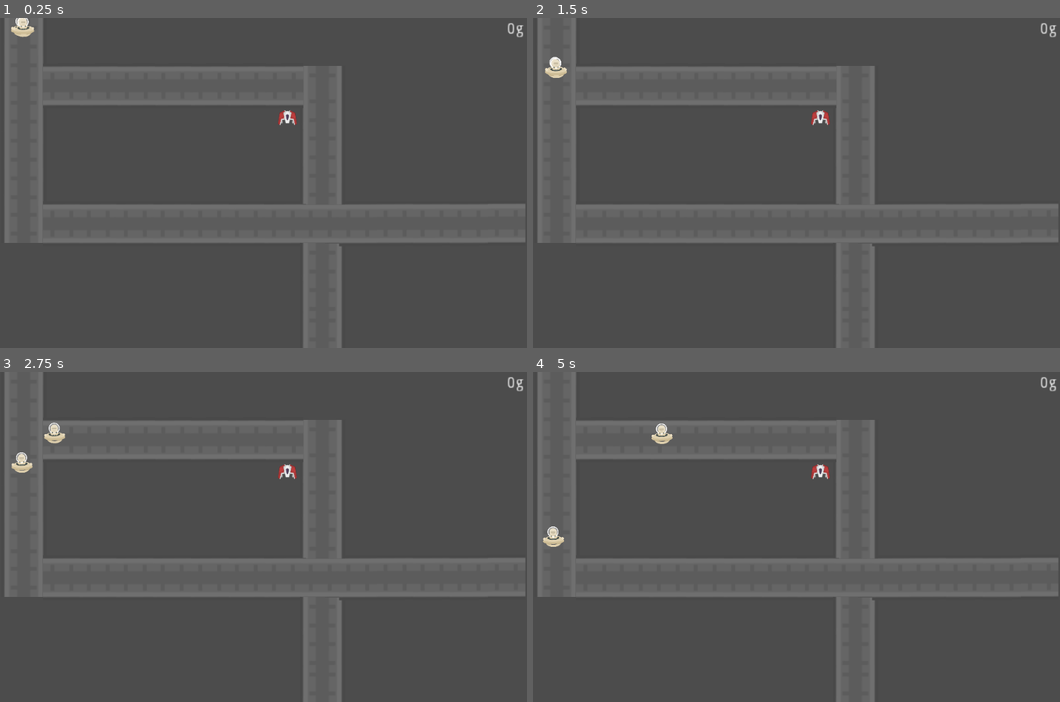
Above: before the commit, frames 1-4 (two rows, left to right).
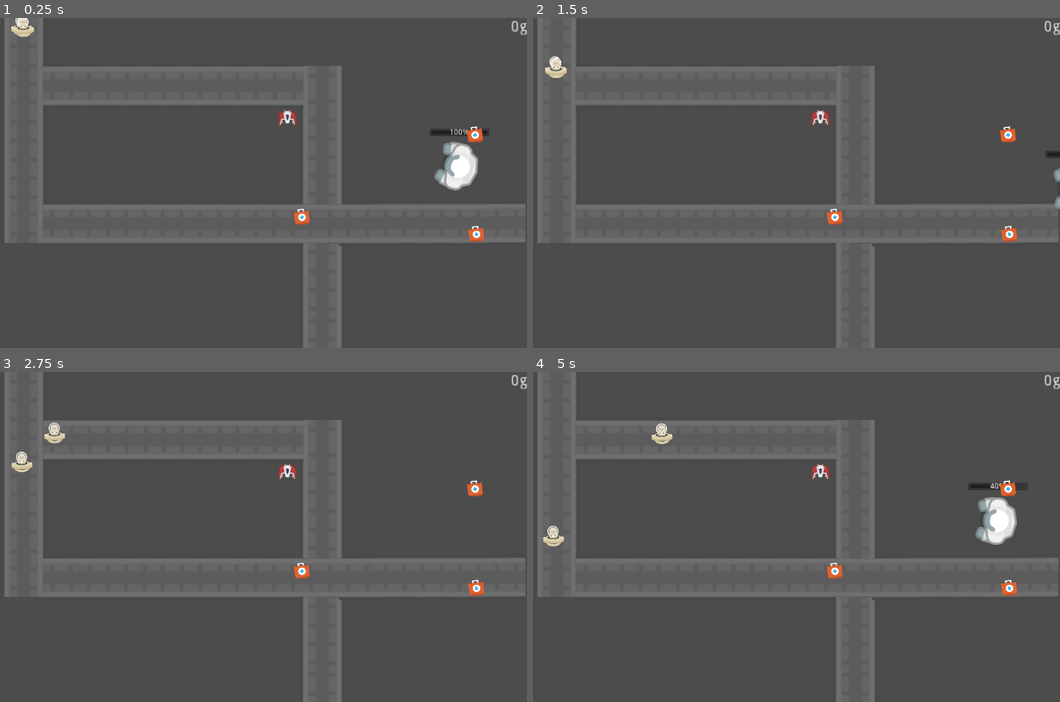
Above: after the commit, the same moments.

Repository: mreil617/OpenGameJam
Game: Godot game, scene res://enemy_mover.tscn
Same seed, same stepped clock (60 frames per second), same inputs: the game is played once before the commit and once after it.
Inputs (mouse positions are in pixels of both pictures, inside the frame that each line leads up to):
- Up to frame 1 (0.25 s): no input
- Up to frame 2 (1.5 s): move the mouse to (901, 166) at 0.52 s; hold D (right) 0.53-1.28 s; click (901, 166) at 0.6 s; move the mouse to (664, 199) at 1.27 s; hold S (backward) from 1.28 s (still down); click (664, 199) at 1.35 s
- Up to frame 3 (2.75 s): move the mouse to (300, 464) at 2.02 s; release S (backward) at 2.03 s; hold D (right) from 2.03 s (still down); click (300, 464) at 2.1 s
- Up to frame 4 (5 s): move the mouse to (749, 603) at 2.77 s; release D (right) at 2.78 s; hold W (forward) 2.78-3.53 s; click (749, 603) at 2.85 s; move the mouse to (949, 586) at 3.52 s; hold A (left) from 3.53 s (still down); click (949, 586) at 3.6 s; move the mouse to (606, 487) at 4.27 s; click (606, 487) at 4.35 s

The runs differ from the first frame. In frame 1, 1.4% of the frame differs, in the area x 2-100%, y 0-68%; in frame 2, 0.6%; in frame 3, 0.5%; in frame 4, 1.5%, in the area x 1-100%, y 0-68%.

Commit message:
hp and player merge

Diff:
--- /dev/null
+++ b/GoalObj.tscn
@@ -0,0 +1,10 @@
+[gd_scene load_steps=2 format=2]
+
+[sub_resource type="CircleShape2D" id=1]
+
+[node name="Area2D" type="Area2D"]
+
+[node name="CollisionShape2D" type="CollisionShape2D" parent="."]
+shape = SubResource( 1 )
+
+[node name="Sprite" type="Sprite" parent="."]
--- /dev/null
+++ b/HealthPack.tscn
@@ -0,0 +1,20 @@
+[gd_scene load_steps=4 format=2]
+
+[ext_resource path="res://Scripts/HealthPack.gd" type="Script" id=1]
+[ext_resource path="res://Assets/genericItem_color_102.png" type="Texture" id=2]
+
+[sub_resource type="RectangleShape2D" id=1]
+extents = Vector2( 60.1907, 59.3546 )
+
+[node name="HealthPack" type="Area2D"]
+position = Vector2( 2.70752, -0.902466 )
+scale = Vector2( 0.25, 0.25 )
+input_pickable = false
+script = ExtResource( 1 )
+
+[node name="CollisionShape2D" type="CollisionShape2D" parent="."]
+shape = SubResource( 1 )
+
+[node name="Sprite" type="Sprite" parent="."]
+texture = ExtResource( 2 )
+[connection signal="body_entered" from="." to="." method="_on_HealthPack_body_entered"]
--- a/InitPlayer.tscn
+++ /dev/null
@@ -1,31 +0,0 @@
-[gd_scene load_steps=5 format=2]
-
-[ext_resource path="res://player.gd" type="Script" id=1]
-[ext_resource path="res://spaceAstronauts_002.png" type="Texture" id=2]
-[ext_resource path="res://Player_Health.gd" type="Script" id=3]
-
-[sub_resource type="RectangleShape2D" id=1]
-
-[node name="Root" type="Node2D"]
-
-[node name="KinematicBody2D" type="KinematicBody2D" parent="."]
-position = Vector2( 526.626, 225.794 )
-script = ExtResource( 1 )
-
-[node name="CollisionShape2D" type="CollisionShape2D" parent="KinematicBody2D"]
-shape = SubResource( 1 )
-
-[node name="Sprite" type="Sprite" parent="KinematicBody2D"]
-position = Vector2( 1.75824, -3.2309 )
-texture = ExtResource( 2 )
-
-[node name="Player_Health" type="ProgressBar" parent="."]
-anchor_left = 0.5
-anchor_top = 0.5
-anchor_right = 0.5
-anchor_bottom = 0.5
-margin_left = 478.641
-margin_top = 274.646
-margin_right = 587.641
-margin_bottom = 288.646
-script = ExtResource( 3 )
--- a/Node2D.tscn
+++ /dev/null
@@ -1,30 +0,0 @@
-[gd_scene load_steps=5 format=2]
-
-[ext_resource path="res://player.gd" type="Script" id=1]
-[ext_resource path="res://spaceAstronauts_002.png" type="Texture" id=2]
-[ext_resource path="res://Player_Health.gd" type="Script" id=3]
-
-[sub_resource type="RectangleShape2D" id=1]
-
-[node name="Node2D" type="Node2D"]
-
-[node name="KinematicBody2D" type="KinematicBody2D" parent="."]
-position = Vector2( 526.626, 225.794 )
-script = ExtResource( 1 )
-
-[node name="CollisionShape2D" type="CollisionShape2D" parent="KinematicBody2D"]
-shape = SubResource( 1 )
-
-[node name="Sprite" type="Sprite" parent="KinematicBody2D"]
-texture = ExtResource( 2 )
-
-[node name="Player_Health" type="ProgressBar" parent="."]
-anchor_left = 0.5
-anchor_top = 0.5
-anchor_right = 0.5
-anchor_bottom = 0.5
-margin_left = 478.641
-margin_top = 274.646
-margin_right = 587.641
-margin_bottom = 288.646
-script = ExtResource( 3 )
--- /dev/null
+++ b/Scripts/HealthPack.gd
@@ -0,0 +1,19 @@
+extends Area2D
+
+# Declare member variables here. Examples:
+# var a = 2
+# var b = "text"
+
+# Called when the node enters the scene tree for the first time.
+func _ready():
+	pass # Replace with function body.
+
+# Called every frame. 'delta' is the elapsed time since the previous frame.
+#func _process(delta):
+#	pass
+
+func _on_HealthPack_body_entered(body):
+	body.get_parent().takeDamage(-50)
+	print("body entered")
+	get_parent().remove_child(self)
+	pass # Replace with function body.
--- /dev/null
+++ b/Scripts/PowerUpSpawner.gd
@@ -0,0 +1,30 @@
+extends Node
+
+# Declare member variables here. Examples:
+# var a = 2
+# var b = "text"
+var initalSpawn = 3
+var SpawnRate = 10
+var lastSpawn = 1
+var HealthPackPre
+
+# Called when the node enters the scene tree for the first time.
+func _ready():
+	HealthPackPre = preload("res://HealthPack.tscn")
+	for i in range(initalSpawn):
+		spawn_hp()
+	pass # Replace with function body.
+
+# Called every frame. 'delta' is the elapsed time since the previous frame.
+func _process(delta):
+	lastSpawn+=delta
+	if int(lastSpawn) % SpawnRate  == 0:
+		lastSpawn+=1
+		spawn_hp()
+#	pass
+
+func spawn_hp():
+	print("spawn")
+	var pack = HealthPackPre.instance()
+	pack.set_position(Vector2(rand_range(0,1000),rand_range(0,500)))
+	self.add_child(pack)
--- /dev/null
+++ b/Scripts/player.gd
@@ -0,0 +1,50 @@
+extends KinematicBody2D
+
+export (int) var speed = 200
+
+var velocity = Vector2()
+var health = 100
+var max_health = 100
+var damage = -10
+var dead = false
+
+func _ready():
+	get_node("../Player_Health").set_value(max_health)
+
+func _process(delta):
+	if(health <= 0):
+		dead = true
+		print("died")
+		respawn()
+
+func get_input():
+	look_at(get_global_mouse_position())
+	velocity = Vector2()
+	if Input.is_action_pressed('right'):
+		velocity.x += 1
+	if Input.is_action_pressed('left'):
+		velocity.x -= 1
+	if Input.is_action_pressed('backward'):
+		velocity.y += 1
+	if Input.is_action_pressed('forward'):
+		velocity.y -= 1
+	velocity = velocity.normalized() * speed
+	if Input.is_action_just_pressed("Lmouse"):
+		update_health(damage)
+
+func _physics_process(delta):
+	get_input()
+	velocity = move_and_slide(velocity)
+
+func respawn():
+	dead = false
+	self.position.x = OS.get_window_size().x/2
+	self.position.y = OS.get_window_size().y/2
+	print("update")
+	health = 0
+	update_health(max_health)
+
+
+func update_health(amount):
+	health += amount
+	get_node("../Player_Health").set_value(health)
--- /dev/null
+++ b/Scripts/playerBodyHandler.gd
@@ -0,0 +1,16 @@
+extends Node
+
+# Declare member variables here. Examples:
+# var a = 2
+# var b = "text"
+
+# Called when the node enters the scene tree for the first time.
+func _ready():
+	pass # Replace with function body.
+
+# Called every frame. 'delta' is the elapsed time since the previous frame.
+#func _process(delta):
+#	pass
+
+func takeDamage(amount):
+	get_child(0).update_health(-amount)
--- a/default_env.tres
+++ /dev/null
@@ -1,7 +0,0 @@
-[gd_resource type="Environment" load_steps=2 format=2]
-
-[sub_resource type="ProceduralSky" id=1]
-
-[resource]
-background_mode = 2
-background_sky = SubResource( 1 )
--- a/enemy_mover.tscn
+++ b/enemy_mover.tscn
@@ -1,18 +1,23 @@
-[gd_scene load_steps=11 format=2]
-
-[ext_resource path="res://spaceStation_003.png" type="Texture" id=1]
-[ext_resource path="res://enemy_follower.gd" type="Script" id=2]
-[ext_resource path="res://shipBeige_manned.png" type="Texture" id=3]
-[ext_resource path="res://Tower1.gd" type="Script" id=4]
-[ext_resource path="res://spaceShips_008.png" type="Texture" id=5]
-[ext_resource path="res://gold.gd" type="Script" id=6]
-
-[sub_resource type="Curve2D" id=2]
+[gd_scene load_steps=17 format=2]
+
+[ext_resource path="res://Assets/spaceStation_003.png" type="Texture" id=1]
+[ext_resource path="res://Scripts/enemy_follower.gd" type="Script" id=2]
+[ext_resource path="res://Assets/shipBeige_manned.png" type="Texture" id=3]
+[ext_resource path="res://Scripts/Tower1.gd" type="Script" id=4]
+[ext_resource path="res://Assets/spaceShips_008.png" type="Texture" id=5]
+[ext_resource path="res://Scripts/gold.gd" type="Script" id=6]
+[ext_resource path="res://Scripts/playerBodyHandler.gd" type="Script" id=7]
+[ext_resource path="res://Scripts/player.gd" type="Script" id=8]
+[ext_resource path="res://Assets/spaceAstronauts_002.png" type="Texture" id=9]
+[ext_resource path="res://Scripts/Player_Health.gd" type="Script" id=10]
+[ext_resource path="res://Scripts/PowerUpSpawner.gd" type="Script" id=11]
+
+[sub_resource type="Curve2D" id=1]
 _data = {
 "points": PoolVector2Array( 0, 0, 0, 0, 106.081, 9.28479, 0, 0, 0, 0, 108.524, 115.578, 0, 0, 0, 0, 103.637, 359.93, 0, 0, 0, 0, 644.877, 369.704, 0, 0, 0, 0, 1013.85, 367.26 )
 }
 
-[sub_resource type="CapsuleShape2D" id=1]
+[sub_resource type="CapsuleShape2D" id=2]
 radius = 10.08
 
 [sub_resource type="Curve2D" id=3]
@@ -21,10 +26,12 @@
 }
 
 [sub_resource type="CircleShape2D" id=4]
-radius = 100.0
+radius = 98.8308
+
+[sub_resource type="RectangleShape2D" id=5]
 
 [node name="Root" type="Node2D"]
-position = Vector2( 122.596, 284.208 )
+scale = Vector2( 12.76, 1 )
 
 [node name="Map" type="Node" parent="."]
 editor/display_folded = true
@@ -240,9 +247,10 @@
 texture = ExtResource( 1 )
 
 [node name="Paths" type="Node" parent="."]
+editor/display_folded = true
 
 [node name="Path1" type="Path2D" parent="Paths"]
-curve = SubResource( 2 )
+curve = SubResource( 1 )
 
 [node name="PathFollow2D" type="PathFollow2D" parent="Paths/Path1"]
 position = Vector2( 106.081, 9.28479 )
@@ -252,13 +260,13 @@
 script = ExtResource( 2 )
 
 [node name="KinematicBody2D" type="KinematicBody2D" parent="Paths/Path1/PathFollow2D"]
-position = Vector2( 2.37585, -9.36755 )
+position = Vector2( 2.61858, -10.4487 )
 rotation = 0.192286
 scale = Vector2( 0.305689, 0.305689 )
 
 [node name="CollisionShape2D" type="CollisionShape2D" parent="Paths/Path1/PathFollow2D/KinematicBody2D"]
 scale = Vector2( 6.08, 3.08 )
-shape = SubResource( 1 )
+shape = SubResource( 2 )
 
 [node name="Sprite" type="Sprite" parent="Paths/Path1/PathFollow2D/KinematicBody2D"]
 texture = ExtResource( 3 )
@@ -268,7 +276,7 @@
 curve = SubResource( 3 )
 
 [node name="PathFollow2D2" type="PathFollow2D" parent="Paths/Path2"]
-position = Vector2( 106.081, 9.28479 )
+position = Vector2( 110.329, 10.4944 )
 rotation = -0.220829
 rotate = false
 loop = false
@@ -282,13 +290,12 @@
 
 [node name="CollisionShape2D" type="CollisionShape2D" parent="Paths/Path2/PathFollow2D2/KinematicBody2D"]
 scale = Vector2( 6.08, 3.08 )
-shape = SubResource( 1 )
+shape = SubResource( 2 )
 
 [node name="Sprite" type="Sprite" parent="Paths/Path2/PathFollow2D2/KinematicBody2D"]
 texture = ExtResource( 3 )
 
 [node name="Towers" type="Node" parent="."]
-editor/display_folded = true
 
 [node name="Tower1" type="Node" parent="Towers"]
 script = ExtResource( 4 )
@@ -309,13 +316,42 @@
 [node name="Gold" type="Label" parent="UI"]
 anchor_left = 1.0
 anchor_right = 1.0
-margin_left = -86.8734
-margin_top = 7.2621
-margin_right = -46.8734
-margin_bottom = 21.2621
+margin_left = -80.0
+margin_top = 3.00002
+margin_right = -40.0
+margin_bottom = 17.0
 rect_scale = Vector2( 2.00094, 2.00094 )
 text = "1000g"
 align = 2
 script = ExtResource( 6 )
+
+[node name="Player" type="Node" parent="."]
+editor/display_folded = true
+script = ExtResource( 7 )
+
+[node name="KinematicBody2D" type="KinematicBody2D" parent="Player"]
+position = Vector2( 901.142, 267.899 )
+script = ExtResource( 8 )
+
+[node name="CollisionShape2D" type="CollisionShape2D" parent="Player/KinematicBody2D"]
+shape = SubResource( 5 )
+
+[node name="Sprite" type="Sprite" parent="Player/KinematicBody2D"]
+position = Vector2( 1.75824, -3.2309 )
+texture = ExtResource( 9 )
+
+[node name="Player_Health" type="ProgressBar" parent="Player"]
+anchor_left = 0.5
+anchor_top = 0.5
+anchor_right = 0.5
+anchor_bottom = 0.5
+margin_left = 525.671
+margin_top = -291.588
+margin_right = 634.671
+margin_bottom = -277.588
+script = ExtResource( 10 )
+
+[node name="PowerUpSpawner" type="Node" parent="."]
+script = ExtResource( 11 )
 [connection signal="body_entered" from="Towers/Tower1/Area2D" to="Towers/Tower1" method="_on_Area2D_body_entered"]
 [connection signal="body_exited" from="Towers/Tower1/Area2D" to="Towers/Tower1" method="_on_Area2D_body_exited"]
--- a/player.gd
+++ /dev/null
@@ -1,47 +0,0 @@
-extends KinematicBody2D
-
-export (int) var speed = 200
-
-var velocity = Vector2()
-var health = 100
-var max_health = 100
-var damage = -10
-var dead = false
-
-func _ready():
-	get_node("../Player_Health").set_value(max_health)
-
-func _process(delta):
-	if(health == 0):
-		dead = true
-		print("died")
-		respawn()
-
-func get_input():
-	look_at(get_global_mouse_position())
-	velocity = Vector2()
-	if Input.is_action_pressed('right'):
-		velocity.x += 1
-	if Input.is_action_pressed('left'):
-		velocity.x -= 1
-	if Input.is_action_pressed('backward'):
-		velocity.y += 1
-	if Input.is_action_pressed('forward'):
-		velocity.y -= 1
-	velocity = velocity.normalized() * speed
-	if Input.is_action_just_pressed("Lmouse"):
-		update_health(damage)
-
-func _physics_process(delta):
-	get_input()
-	velocity = move_and_slide(velocity)
-
-func respawn():
-	dead = false
-	update_health(max_health)
-	self.position.x = OS.get_window_size().x/2
-	self.position.y = OS.get_window_size().y/2
-
-func update_health(amount):
-	health += amount
-	get_node("../Player_Health").set_value(health)
--- a/project.godot
+++ b/project.godot
@@ -16,10 +16,7 @@
 [application]
 
 config/name="New Game Project"
-
 run/main_scene="res://enemy_mover.tscn"
-config/icon="res://icon.png"
-
 
 [display]
 
@@ -57,7 +54,3 @@
 "events": [ Object(InputEventMouseButton,"resource_local_to_scene":false,"resource_name":"","device":0,"alt":false,"shi …(212 unchanged characters)…
  ]
 }
-
-[rendering]
-
-environment/default_environment="res://default_env.tres"
Binary file added: Assets/Comfortaa-Bold.ttf
Binary file added: Assets/coin_11.png
Not shown, added: Assets/coin_11.png.import
Binary file added: Assets/genericItem_color_075.png
Not shown, added: Assets/genericItem_color_075.png.import
Binary file added: Assets/genericItem_color_076.png
Not shown, added: Assets/genericItem_color_076.png.import
Binary file added: Assets/genericItem_color_077.png
Not shown, added: Assets/genericItem_color_077.png.import
Binary file added: Assets/genericItem_color_102.png
Not shown, added: Assets/genericItem_color_102.png.import
Renamed: shipBeige_manned.png -> Assets/shipBeige_manned.png
(and 41 more such lines)
